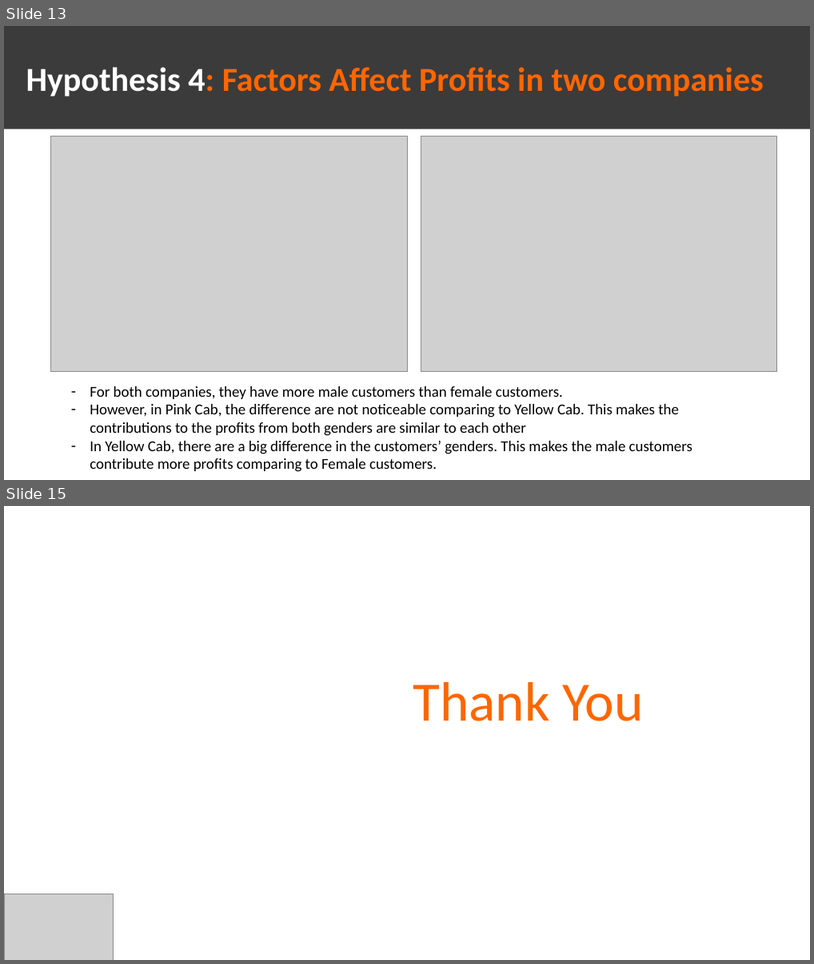
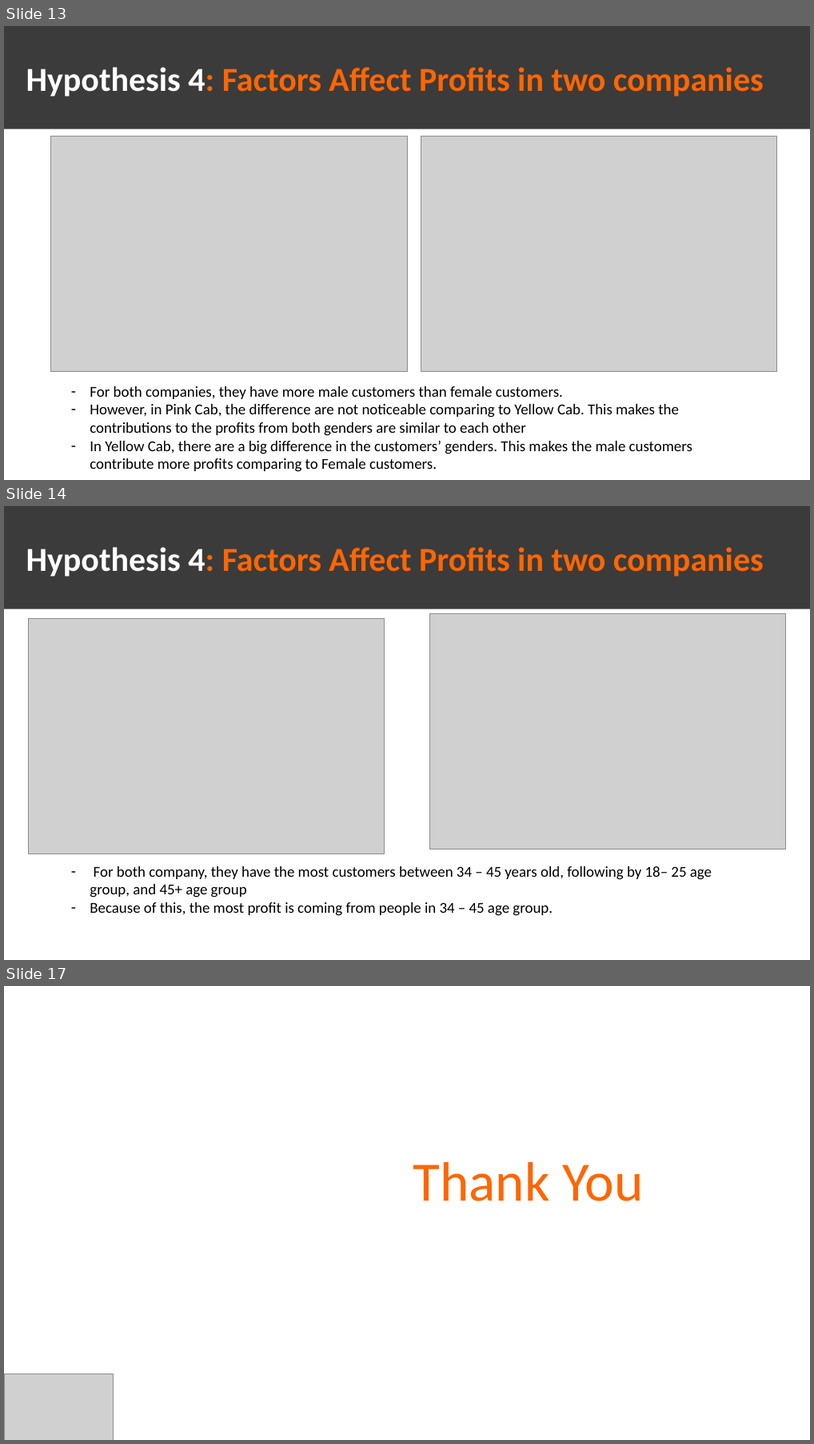
Before and after one commit to qngyn/DataGlacier, a slide deck: Week3/G2M_presentation.pptx. Shown one above the other, each under a label of ours: slides 13 and 15 before the commit, slides 13, 14 and 17 after it; the slides between them are not shown. The pictures are 814x964 and 814x1444 pixels, drawn with LibreOffice and Linux fonts; fonts in the diff are those of the drawing; grey boxes stand for pictures. Boxes give left, top, right and bottom in pixels: in the first picture for what was removed or moved away, otherwise in the second. Text is boxed around its words. In the diff, an @@ line names an element or a change of style, - is before the commit and + after.

Commit message:
Hypothesis 4 done

```diff
--- a/Week3/G2M_presentation.pptx
+++ b/Week3/G2M_presentation.pptx
@@ slide 14 added at <box>4,506,810,960</box>, background #FFFFFF @@
@@ rectangle added at <box>4,506,810,608</box>, fill #3B3B3B @@
@@ title added at <box>26,547,764,576</box>, 40 pt, text #FF6600, bold @@
+Hypothesis 4: Factors Affect Profits in two companies
@@ picture added at <box>29,618,385,853</box> @@
@@ picture added at <box>430,614,786,849</box> @@
@@ text added at <box>90,866,712,916</box>, 18 pt, text #000000 @@
+– For both company, they have the most customers between 34 – 45 years old, following by 18– 25 age group, and 45+ age group
+– Because of this, the most profit is coming from people in 34 – 45 age group.
@@ what was slide 15 is now slide 17 @@
```
Also in this commit, not shown: 1 other slide added, 5 other files.
